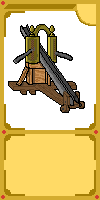
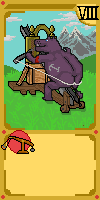
Layers edited between the first and the second 100px x 200px image:
added layer "Copia de 8" above "3:artill" over [57, 6, 99, 64]
added layer "3:artill" above "Capa de pintura 2" over [1, 31, 96, 154]
added layer "Capa de pintura 3" above "Capa de pintura 1" over [4, 6, 99, 128]
painted on "Capa de pintura 1" over [1, 6, 99, 154]
added layer "Capa de pintura 4" above "Fondo" over [1, 6, 99, 154]
